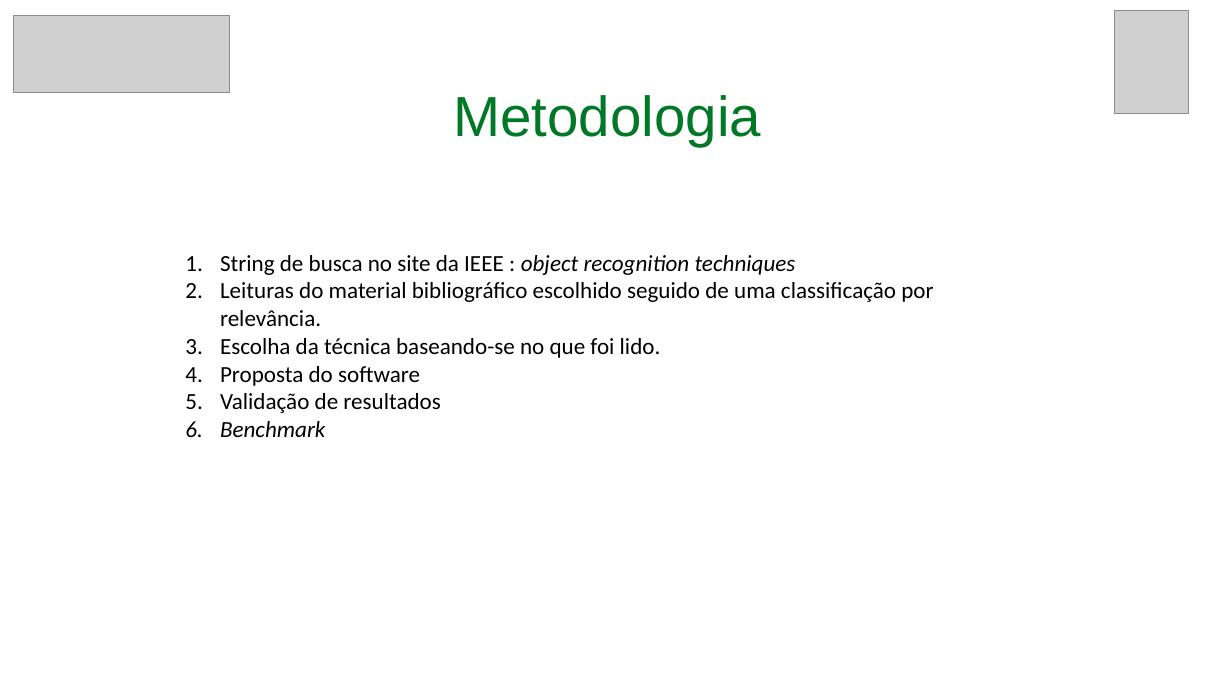
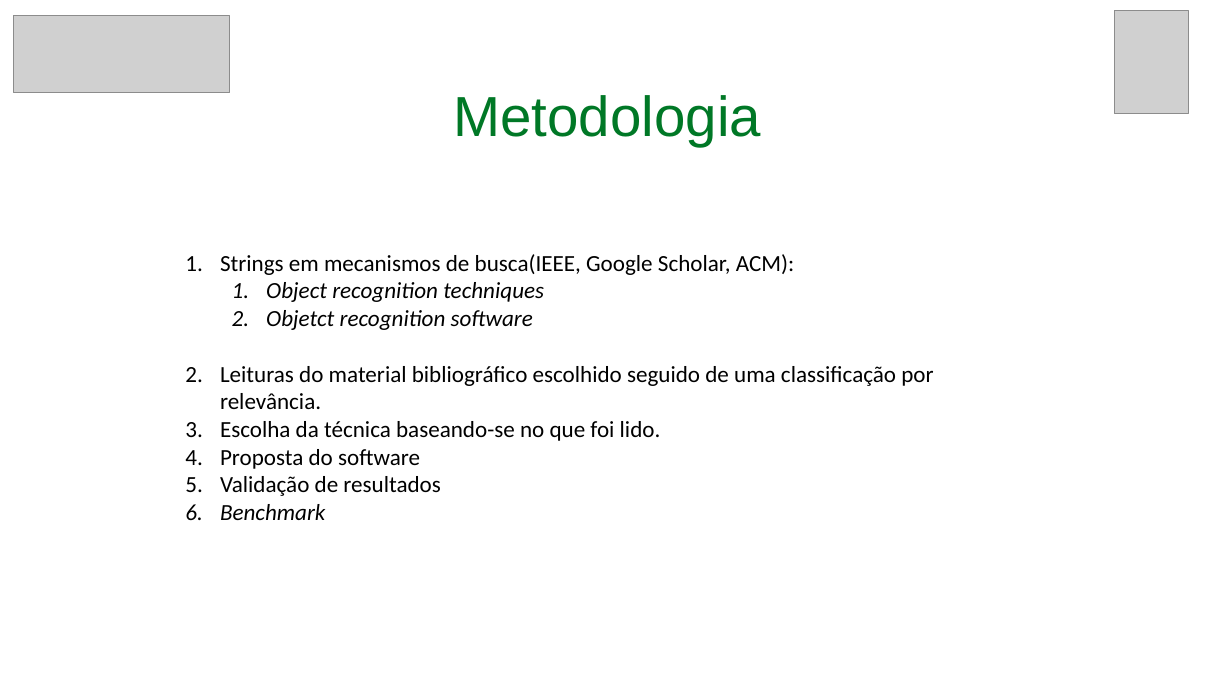
Before and after one commit to RoDiLki/TCC, a slide deck: slide 7 of Seminário 01.pptx (slide 8 before the commit). Drawn at 1232x693 pixels with LibreOffice and Linux fonts; fonts in the diff are those of the drawing; grey boxes stand for pictures. Boxes give left, top, right and bottom in pixels: in the first picture for what was removed or moved away, otherwise in the second. Text is boxed around its words. In the diff, an @@ line names an element or a change of style, - is before the commit and + after.

```diff
--- a/Seminário 01.pptx
+++ b/Seminário 01.pptx
@@ text at bbox=[220, 254, 794, 330]: text changed @@
-1. String de busca no site da IEEE : object recognition techniques
+1. Strings em mecanismos de busca(IEEE, Google Scholar, ACM):
+  1. Object recognition techniques
+  2. Objetct recognition software
```
Also in this commit, not shown: 6 other slides changed, 1 slide added, 2 slides removed.
